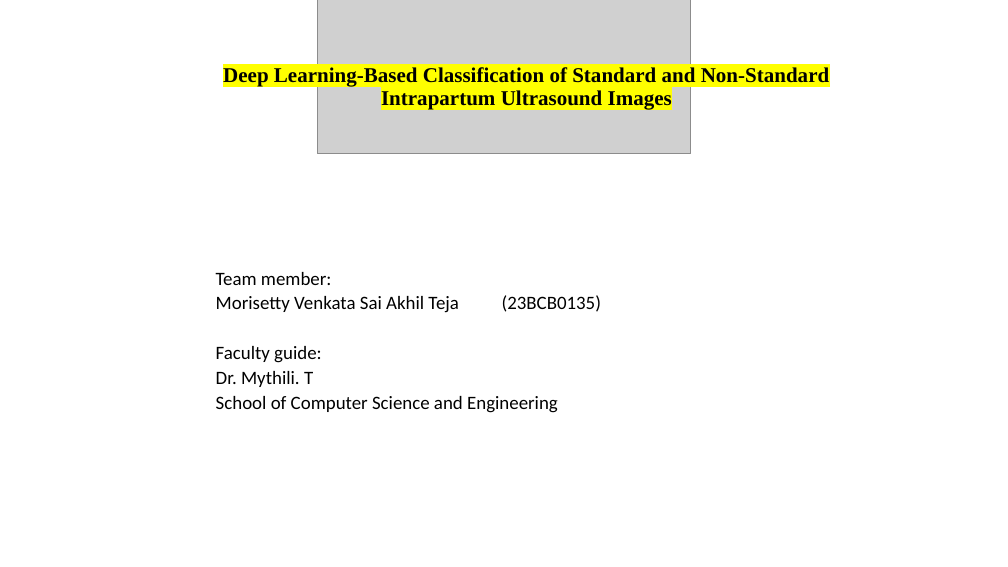
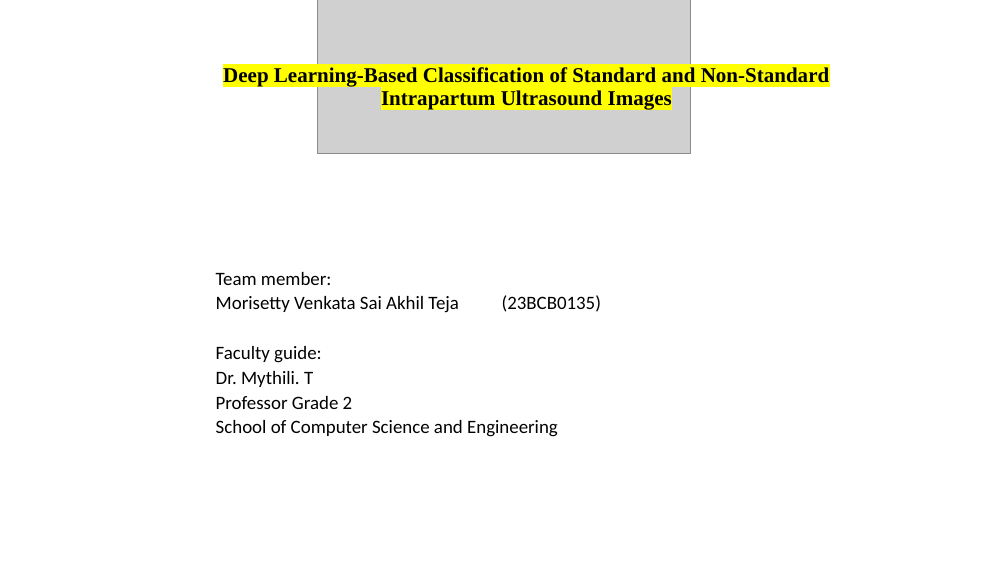
Before and after one commit to AkhilTeja2209/intrapartum-plane-density, a slide deck: slide 1 of report/BCSE497J_Review2_23BCB0135.pptx. Drawn at 1008x567 pixels with LibreOffice and Linux fonts; fonts in the diff are those of the drawing; grey boxes stand for pictures. Boxes give left, top, right and bottom in pixels: in the first picture for what was removed or moved away, otherwise in the second. Text is boxed around its words. In the diff, an @@ line names an element or a change of style, - is before the commit and + after.

```diff
--- a/report/BCSE497J_Review2_23BCB0135.pptx
+++ b/report/BCSE497J_Review2_23BCB0135.pptx
@@ text at box(216, 396, 353, 409): paragraph added @@
+Professor Grade 2
```
Also in this commit, not shown: 3 other files.
